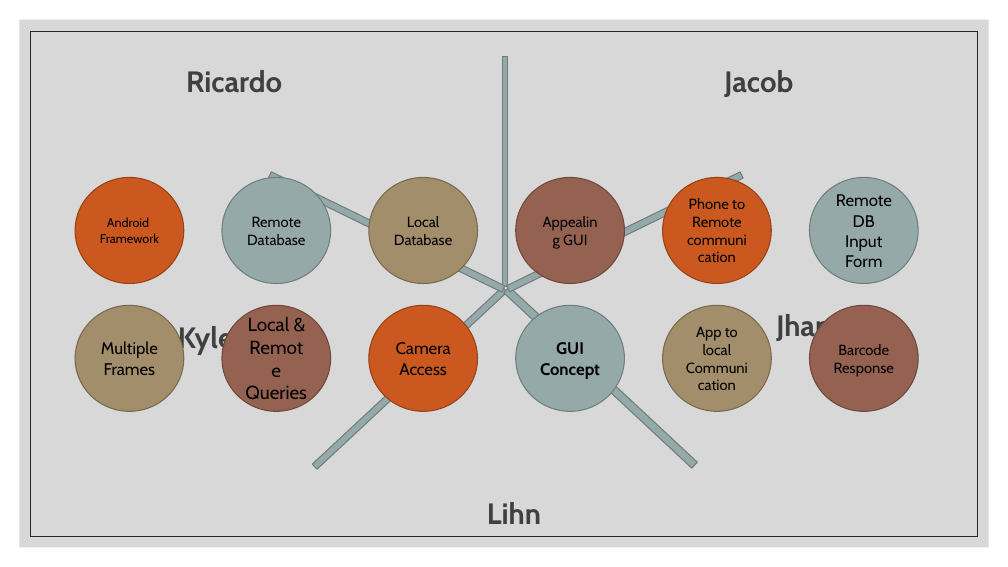
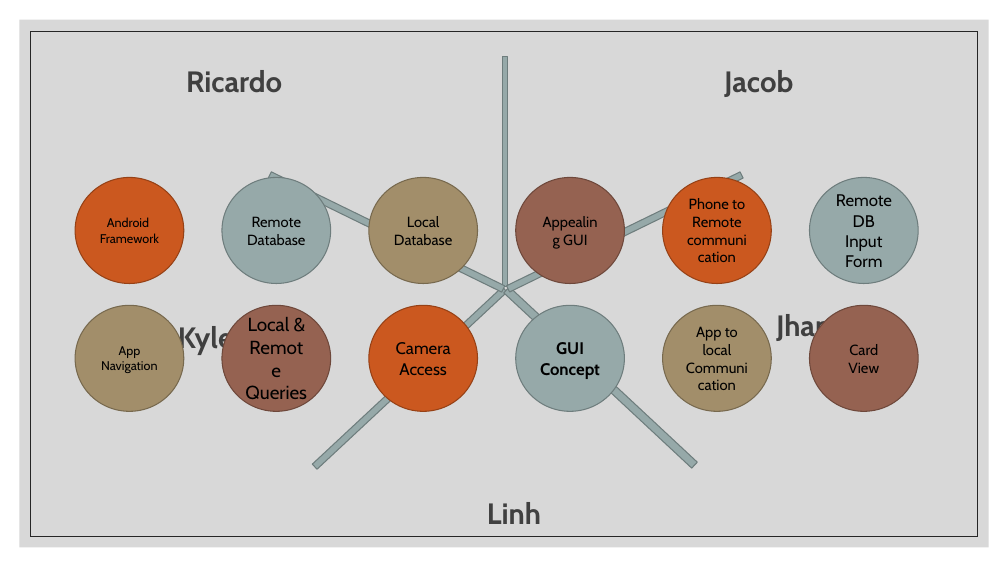
Before and after one commit to Jacob-Bordelon/pocket-chef, a slide deck: slide 3 of assignment_files/SR1_powerpoint.pptx. Drawn at 1008x567 pixels with LibreOffice and Linux fonts; fonts in the diff are those of the drawing. Boxes give left, top, right and bottom in pixels: in the first picture for what was removed or moved away, otherwise in the second. Text is boxed around its words. In the diff, an @@ line names an element or a change of style, - is before the commit and + after.

```diff
--- a/assignment_files/SR1_powerpoint.pptx
+++ b/assignment_files/SR1_powerpoint.pptx
@@ text in ellipse at <box>101,346,157,373</box>: text changed; size 16 to 12 pt @@
-Multiple Frames
+App Navigation
@@ text in ellipse at <box>848,344,879,373</box>: text changed @@
-Barcode Response
+Card View
@@ text at <box>487,502,541,524</box>: text changed @@
-Lihn
+Linh
```
Also in this commit, not shown: 2 other slides changed, 4 slides added, 1 slide removed, 11 other files.
